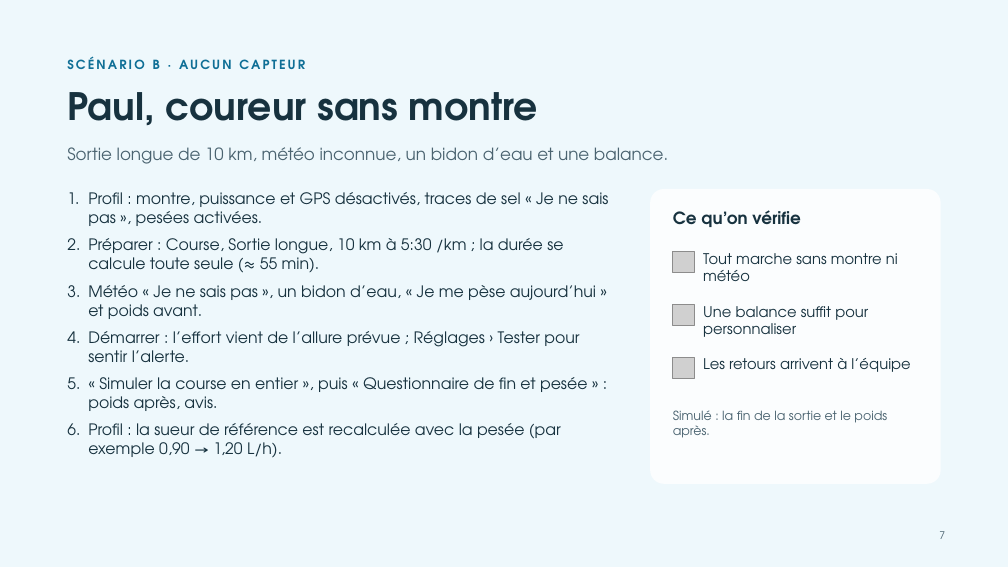
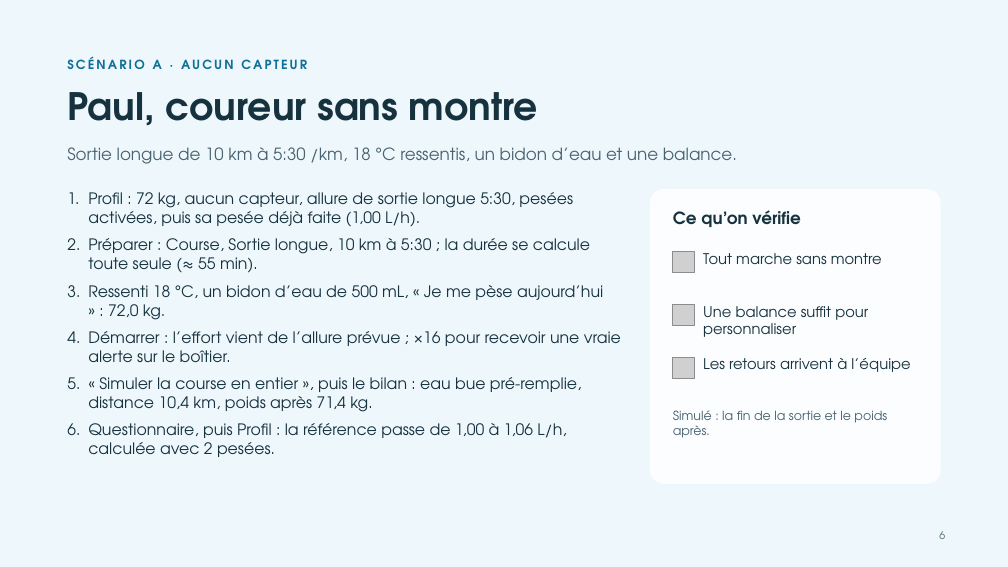
Before and after one commit to martinbaumg/hydroperf, a slide deck: slide 6 of docs/hydroperf_demo_finale.pptx (slide 7 before the commit). Drawn at 1008x567 pixels with LibreOffice and Linux fonts; fonts in the diff are those of the drawing; grey boxes stand for pictures. Boxes give left, top, right and bottom in pixels: in the first picture for what was removed or moved away, otherwise in the second. Text is boxed around its words. In the diff, an @@ line names an element or a change of style, - is before the commit and + after.

Commit message:
gorgees selon l'effort, sodium vise dans la boisson, limite de glucides, bilan modifiable en fin de sortie et slides des scenarios

```diff
--- a/docs/hydroperf_demo_finale.pptx
+++ b/docs/hydroperf_demo_finale.pptx
@@ text at [67,56,307,69]: text changed @@
-SCÉNARIO B · AUCUN CAPTEUR
+SCÉNARIO A · AUCUN CAPTEUR
@@ text at [67,147,737,164]: text changed @@
-Sortie longue de 10 km, météo inconnue, un bidon d’eau et une balance.
+Sortie longue de 10 km à 5:30 /km, 18 °C ressentis, un bidon d’eau et une balance.
@@ text at [88,192,621,457]: text changed @@
-1. Profil : montre, puissance et GPS désactivés, traces de sel « Je ne sais pas », pesées activées.
-2. Préparer : Course, Sortie longue, 10 km à 5:30 /km ; la durée se calcule toute seule (≈ 55 min).
-3. Météo « Je ne sais pas », un bidon d’eau, « Je me pèse aujourd’hui » et poids avant.
-4. Démarrer : l’effort vient de l’allure prévue ; Réglages › Tester pour sentir l’alerte.
-5. « Simuler la course en entier », puis « Questionnaire de fin et pesée » : poids après, avis.
-6. Profil : la sueur de référence est recalculée avec la pesée (par exemple 0,90 → 1,20 L/h).
+1. Profil : 72 kg, aucun capteur, allure de sortie longue 5:30, pesées activées, puis sa pesée déjà faite (1,00 L/h).
+2. Préparer : Course, Sortie longue, 10 km à 5:30 ; la durée se calcule toute seule (≈ 55 min).
+3. Ressenti 18 °C, un bidon d’eau de 500 mL, « Je me pèse aujourd’hui » : 72,0 kg.
+4. Démarrer : l’effort vient de l’allure prévue ; ×16 pour recevoir une vraie alerte sur le boîtier.
+5. « Simuler la course en entier », puis le bilan : eau bue pré-remplie, distance 10,4 km, poids après 71,4 kg.
+6. Questionnaire, puis Profil : la référence passe de 1,00 à 1,06 L/h, calculée avec 2 pesées.
@@ text at [703,253,882,264]: text changed @@
-Tout marche sans montre ni météo
+Tout marche sans montre
@@ page number at [939,531,945,539]: text changed @@
-7
+6
```
Also in this commit, not shown: 2 other slides changed, 7 other files.
